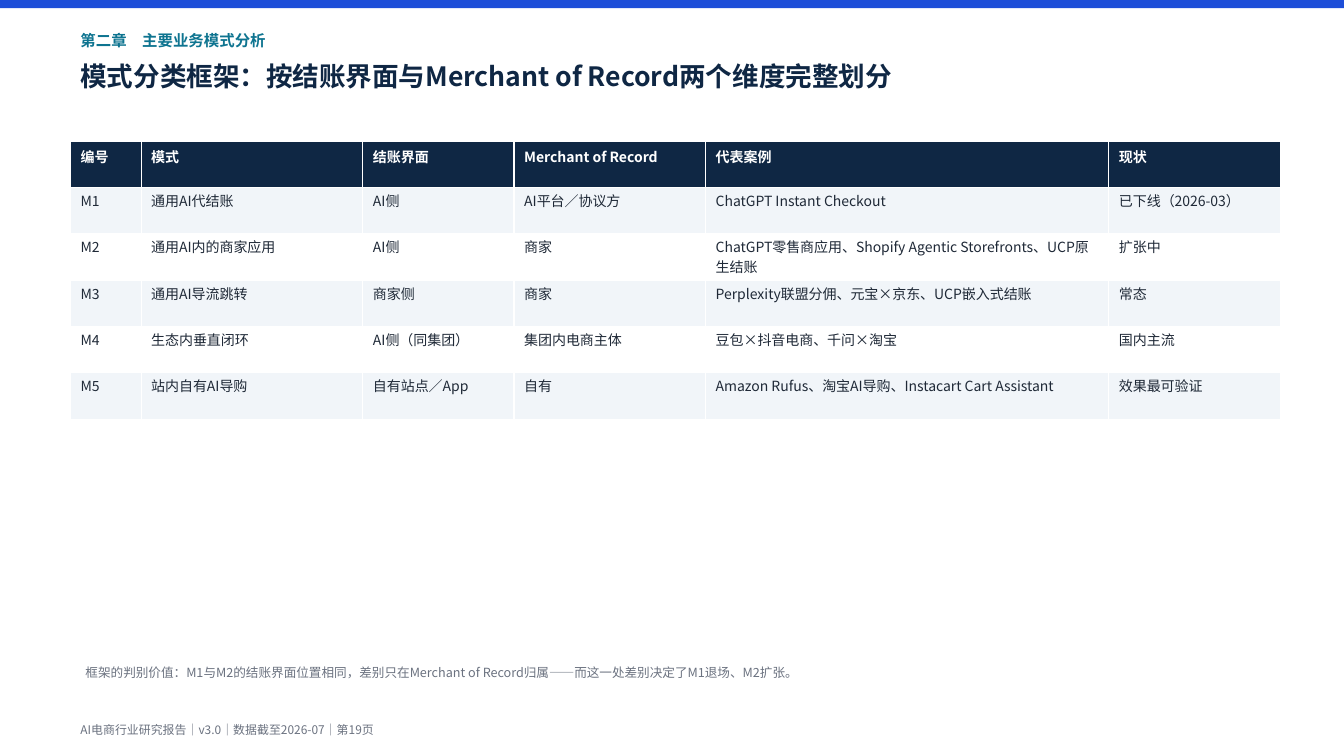
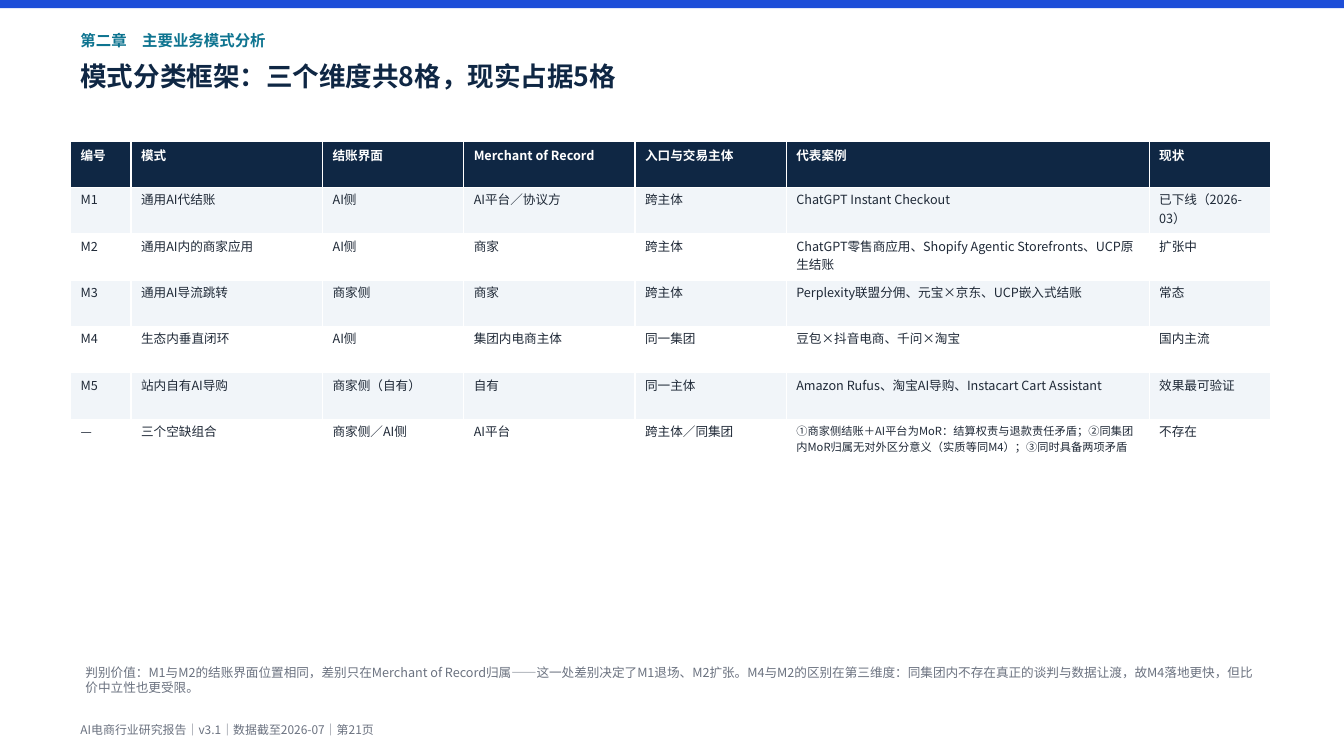
Before and after one commit to breeze2623-create/Aicommerce, a slide deck: slide 21 of report/AI电商行业研究报告.pptx (slide 19 before the commit). Drawn at 1344x756 pixels with LibreOffice and Linux fonts; fonts in the diff are those of the drawing. Boxes give left, top, right and bottom in pixels: in the first picture for what was removed or moved away, otherwise in the second. Text is boxed around its words. In the diff, an @@ line names an element or a change of style, - is before the commit and + after.

```diff
--- a/report/AI电商行业研究报告.pptx
+++ b/report/AI电商行业研究报告.pptx
@@ text at (80,63,616,90): text changed @@
-模式分类框架：按结账界面与Merchant of Record两个维度完整划分
+模式分类框架：三个维度共8格，现实占据5格
@@ table at (71,141,1270,466) @@
-编号 | 模式 | 结账界面 | Merchant of Record | 代表案例 | 现状
-M1 | 通用AI代结账 | AI侧 | AI平台／协议方 | ChatGPT Instant Checkout | 已下线（2026-03）
-M2 | 通用AI内的商家应用 | AI侧 | 商家 | ChatGPT零售商应用、Shopify Agentic Storefronts、UCP原生结账 | 扩张中
-M3 | 通用AI导流跳转 | 商家侧 | 商家 | Perplexity联盟分佣、元宝×京东、UCP嵌入式结账 | 常态
-M4 | 生态内垂直闭环 | AI侧（同集团） | 集团内电商主体 | 豆包×抖音电商、千问×淘宝 | 国内主流
-M5 | 站内自有AI导购 | 自有站点／App | 自有 | Amazon Rufus、淘宝AI导购、Instacart Cart Assistant | 效果最可验证
+编号 | 模式 | 结账界面 | Merchant of Record | 入口与交易主体 | 代表案例 | 现状
+M1 | 通用AI代结账 | AI侧 | AI平台／协议方 | 跨主体 | ChatGPT Instant Checkout | 已下线（2026-03）
+M2 | 通用AI内的商家应用 | AI侧 | 商家 | 跨主体 | ChatGPT零售商应用、Shopify Agentic Storefronts、UCP原生结账 | 扩张中
+M3 | 通用AI导流跳转 | 商家侧 | 商家 | 跨主体 | Perplexity联盟分佣、元宝×京东、UCP嵌入式结账 | 常态
+M4 | 生态内垂直闭环 | AI侧 | 集团内电商主体 | 同一集团 | 豆包×抖音电商、千问×淘宝 | 国内主流
+M5 | 站内自有AI导购 | 商家侧（自有） | 自有 | 同一主体 | Amazon Rufus、淘宝AI导购、Instacart Cart Assistant | 效果最可验证
+— | 三个空缺组合 | 商家侧／AI侧 | AI平台 | 跨主体／同集团 | ①商家侧结账＋AI平台为MoR：结算权责与退款责任矛盾；②同集团内MoR归属无对外区分意义（实质等同M4）；③同时具备两项矛盾 | 不存在
@@ table: place and size @@
-table at (71,141,1280,419)
+table at (71,141,1270,466)
@@ text at (85,666,1253,693): text changed @@
-框架的判别价值：M1与M2的结账界面位置相同，差别只在Merchant of Record归属——而这一处差别决定了M1退场、M2扩张。
+判别价值：M1与M2的结账界面位置相同，差别只在Merchant of Record归属——这一处差别决定了M1退场、M2扩张。M4与M2的区别在第三维度：同集团内不存在真正的谈判与数据让渡，故M4落地更快，但比价中立性也更受限。
@@ text at (80,724,373,735): text changed @@
-AI电商行业研究报告｜v3.0｜数据截至2026-07｜第19页
+AI电商行业研究报告｜v3.1｜数据截至2026-07｜第21页
```
Also in this commit, not shown: 33 other slides changed, 2 slides added, 19 other files.
